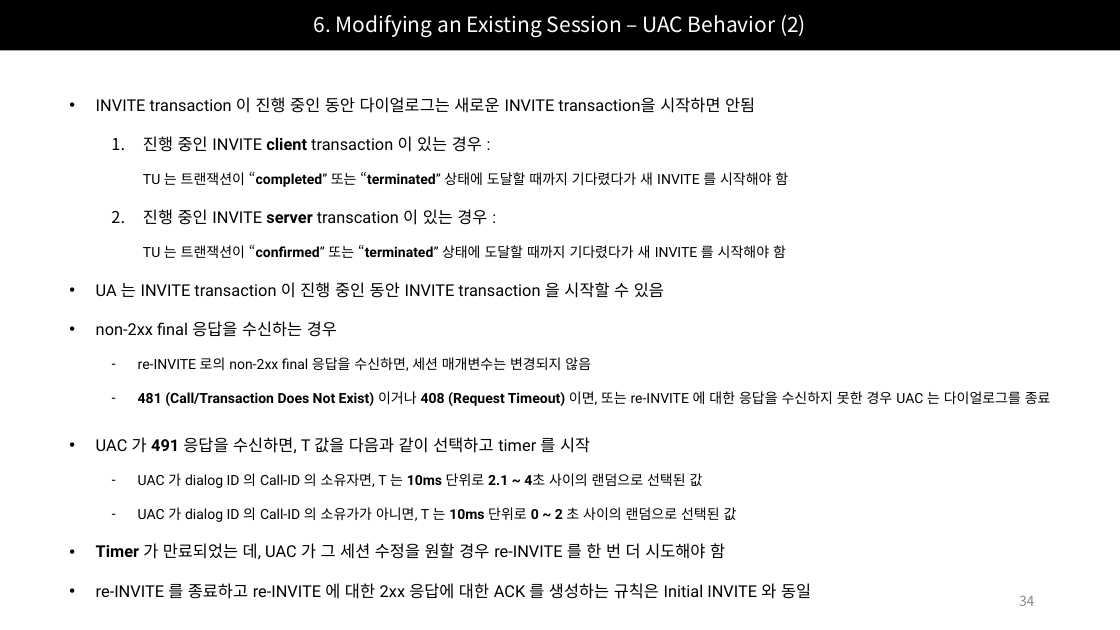
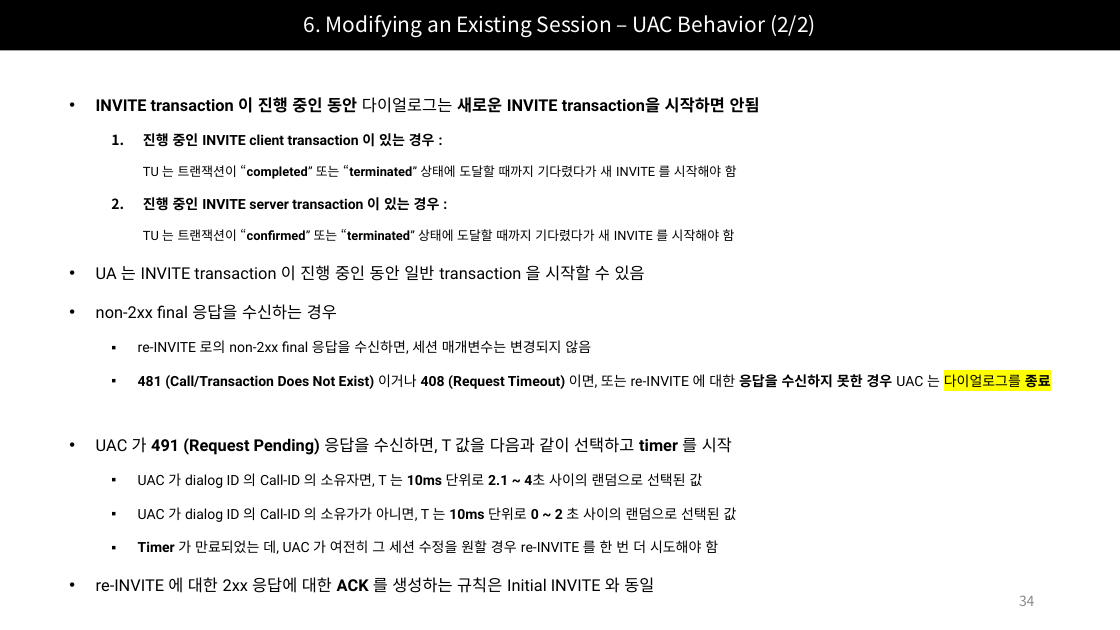
Before and after one commit to Epsilonely/SIP-Survey, a slide deck: slide 34 of 세미나 2차.pptx. Drawn at 1120x630 pixels with LibreOffice and Linux fonts; fonts in the diff are those of the drawing. Boxes give left, top, right and bottom in pixels: in the first picture for what was removed or moved away, otherwise in the second. Text is boxed around its words. In the diff, an @@ line names an element or a change of style, - is before the commit and + after.

```diff
--- a/세미나 2차.pptx
+++ b/세미나 2차.pptx
@@ title at (x1=304, y1=15, x2=816, y2=37): text changed @@
-6. Modifying an Existing Session – UAC Behavior (2)
+6. Modifying an Existing Session – UAC Behavior (2/2)
@@ text at (x1=96, y1=97, x2=1051, y2=389): bold on in "INVITE transaction 이 진행 중인 동안 새로운 ...", "진행 중인 INVITE transaction 이 있는 경우 ...", "응답을 수신하지 못한 경우 종료"; size 14 to 12 pt in "진행 중인 INVITE client transaction 이 있는 ..."; size 12 to 11 pt in "TU 는 트랜잭션이 “completed” 또는 “terminated” 상태에 ..."; highlight none to #FFFF00 in "다이얼로그를 종료"; bullet - to ▪ @@
@@ text at (x1=96, y1=197, x2=735, y2=281): text changed; size 14 to 11 pt @@
-  2. 진행 중인 INVITE server transcation 이 있는 경우 :
-     TU 는 트랜잭션이 “confirmed” 또는 “terminated” 상태에 도달할 때까지 기다렸다가 새 INVITE 를 시작해야 함
-• UA 는 INVITE transaction 이 진행 중인 동안 INVITE transaction 을 시작할 수 있음
+  2. 진행 중인 INVITE server transaction 이 있는 경우 :
+     TU 는 트랜잭션이 “confirmed” 또는 “terminated” 상태에 도달할 때까지 기다렸다가 새 INVITE 를 시작해야 함
+• UA 는 INVITE transaction 이 진행 중인 동안 일반 transaction 을 시작할 수 있음
@@ text at (x1=96, y1=437, x2=732, y2=455): text changed @@
-• UAC 가 491 응답을 수신하면, T 값을 다음과 같이 선택하고 timer 를 시작
+• UAC 가 491 (Request Pending) 응답을 수신하면, T 값을 다음과 같이 선택하고 timer 를 시작
@@ text at (x1=96, y1=540, x2=718, y2=593): text changed; size 14 to 12 pt @@
-• Timer 가 만료되었는 데, UAC 가 그 세션 수정을 원할 경우 re-INVITE 를 한 번 더 시도해야 함
-• re-INVITE 를 종료하고 re-INVITE 에 대한 2xx 응답에 대한 ACK 를 생성하는 규칙은 Initial INVITE 와 동일
+  ▪ Timer 가 만료되었는 데, UAC 가 여전히 그 세션 수정을 원할 경우 re-INVITE 를 한 번 더 시도해야 함
+• re-INVITE 에 대한 2xx 응답에 대한 ACK 를 생성하는 규칙은 Initial INVITE 와 동일
```
Also in this commit, not shown: 24 other slides changed.
